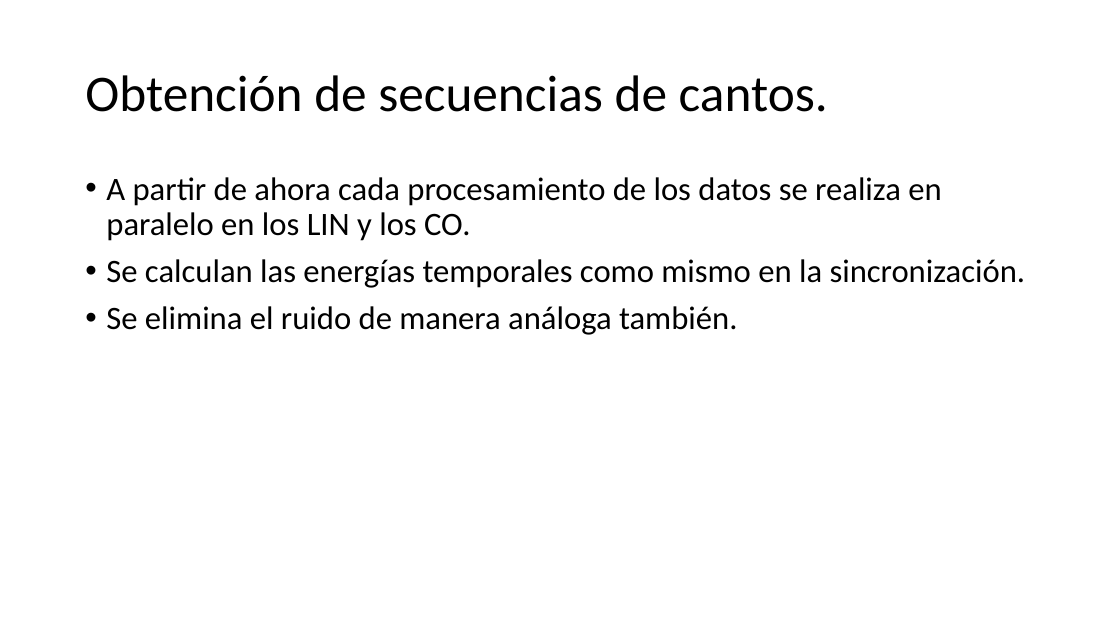
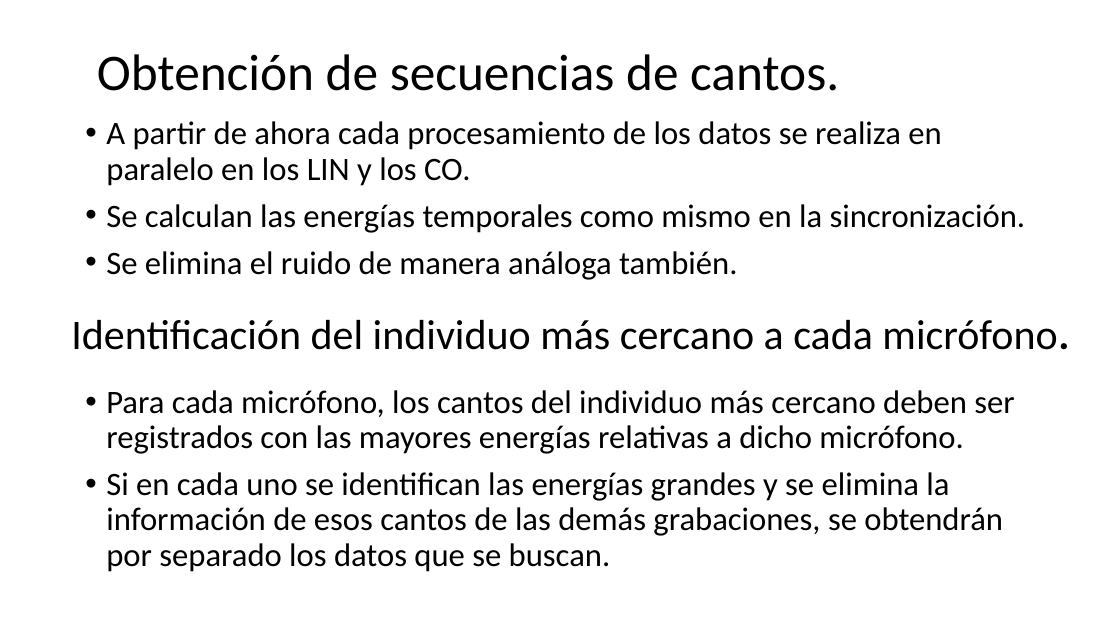
Before and after one commit to DanielMPMatCom/Identifying-Colines.-JCE-MatCom, a slide deck: slide 18 of presentation/Presentation.pptx (slide 20 before the commit). Drawn at 1120x630 pixels with LibreOffice and Linux fonts; fonts in the diff are those of the drawing. Boxes give left, top, right and bottom in pixels: in the first picture for what was removed or moved away, otherwise in the second. Text is boxed around its words. In the diff, an @@ line names an element or a change of style, - is before the commit and + after.

```diff
--- a/presentation/Presentation.pptx
+++ b/presentation/Presentation.pptx
@@ text "Obtención de secuencias de cantos.": place and size @@
-text "Obtención de secuencias de cantos." at [85, 75, 828, 112]
+text "Obtención de secuencias de cantos." at [97, 54, 839, 91]
@@ text "A partir de ahora cada ...": place and size @@
-text "A partir de ahora cada ..." at [106, 177, 1026, 335]
+text "A partir de ahora cada ..." at [106, 121, 1026, 280]
@@ title added at [71, 320, 1069, 350], 36 pt, text #000000 @@
+Identificación del individuo más cercano a cada micrófono.
@@ text added at [106, 390, 1014, 572], 28 pt, text #000000 @@
+• Para cada micrófono, los cantos del individuo más cercano deben ser registrados con las mayores energías relativas a dicho micrófono.
+• Si en cada uno se identifican las energías grandes y se elimina la información de esos cantos de las demás grabaciones, se obtendrán por separado los datos que se buscan.
```
Also in this commit, not shown: 4 other slides changed, 4 slides added, 6 slides removed, 8 other files.
